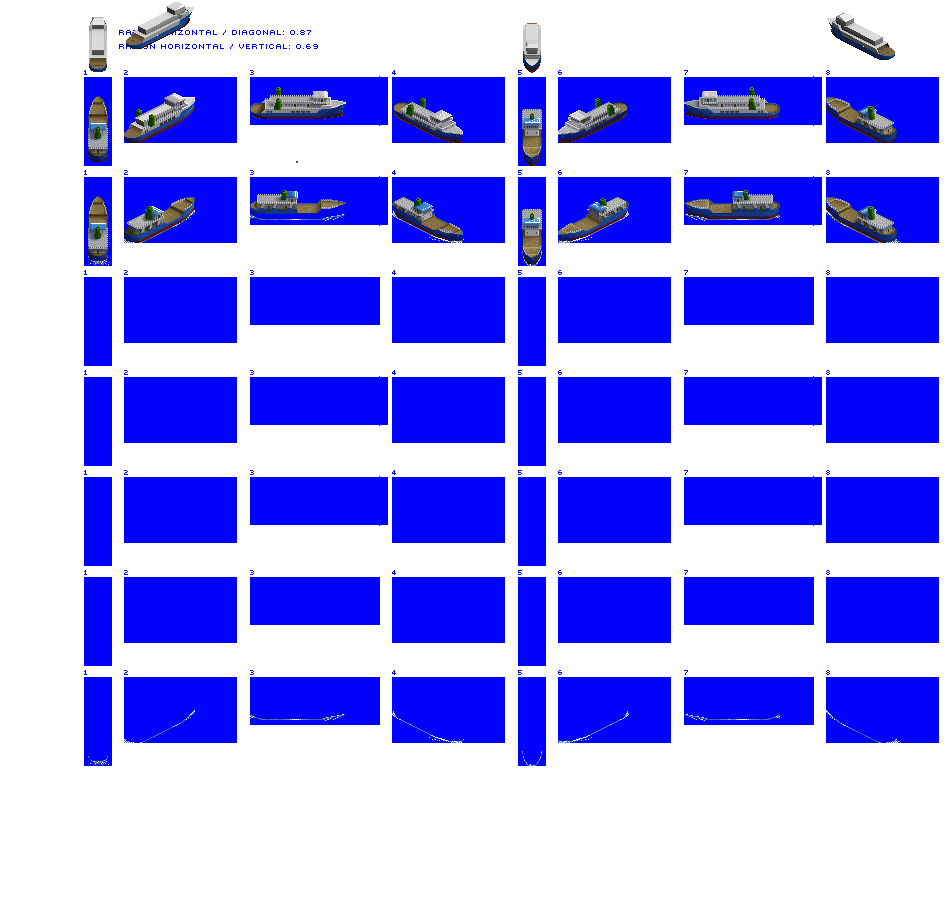
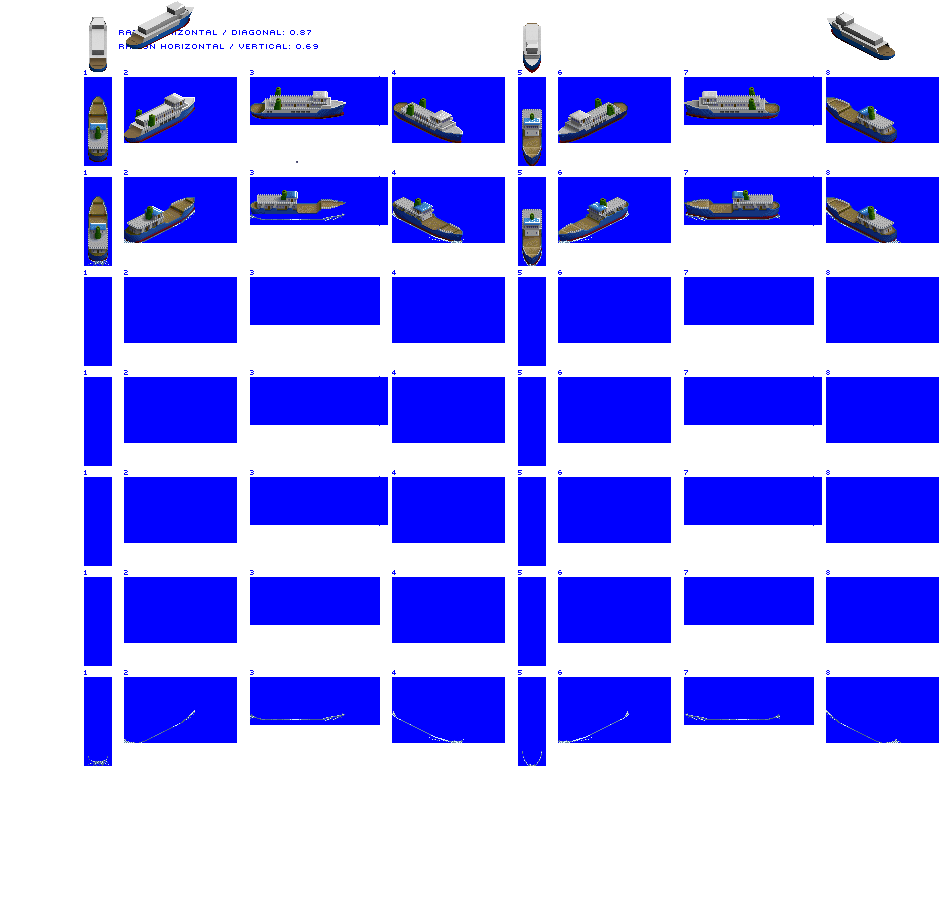
Layered file, before and after one edit (950x900). Changes by layer:
painted on "Vehicle Ferry unloaded" over [558, 98, 627, 134]
